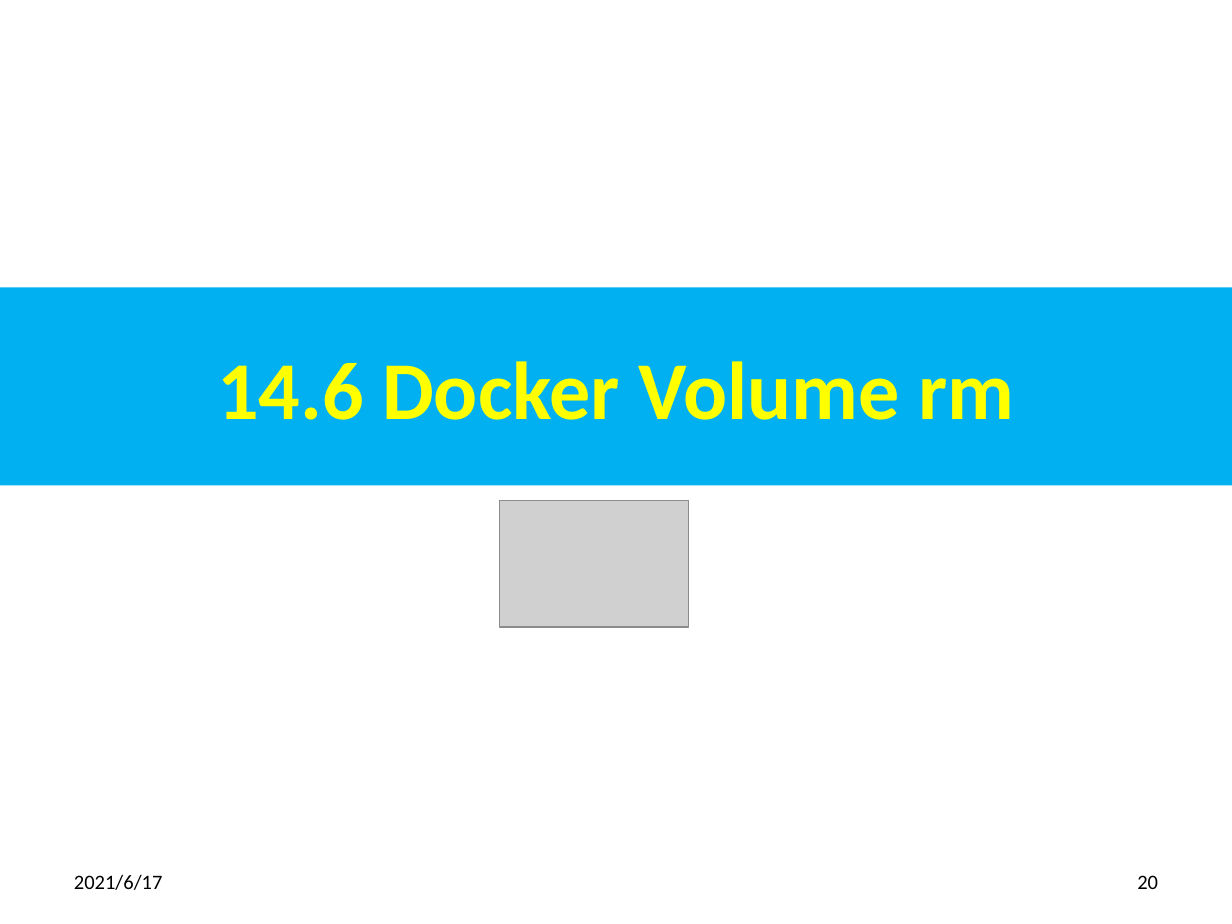
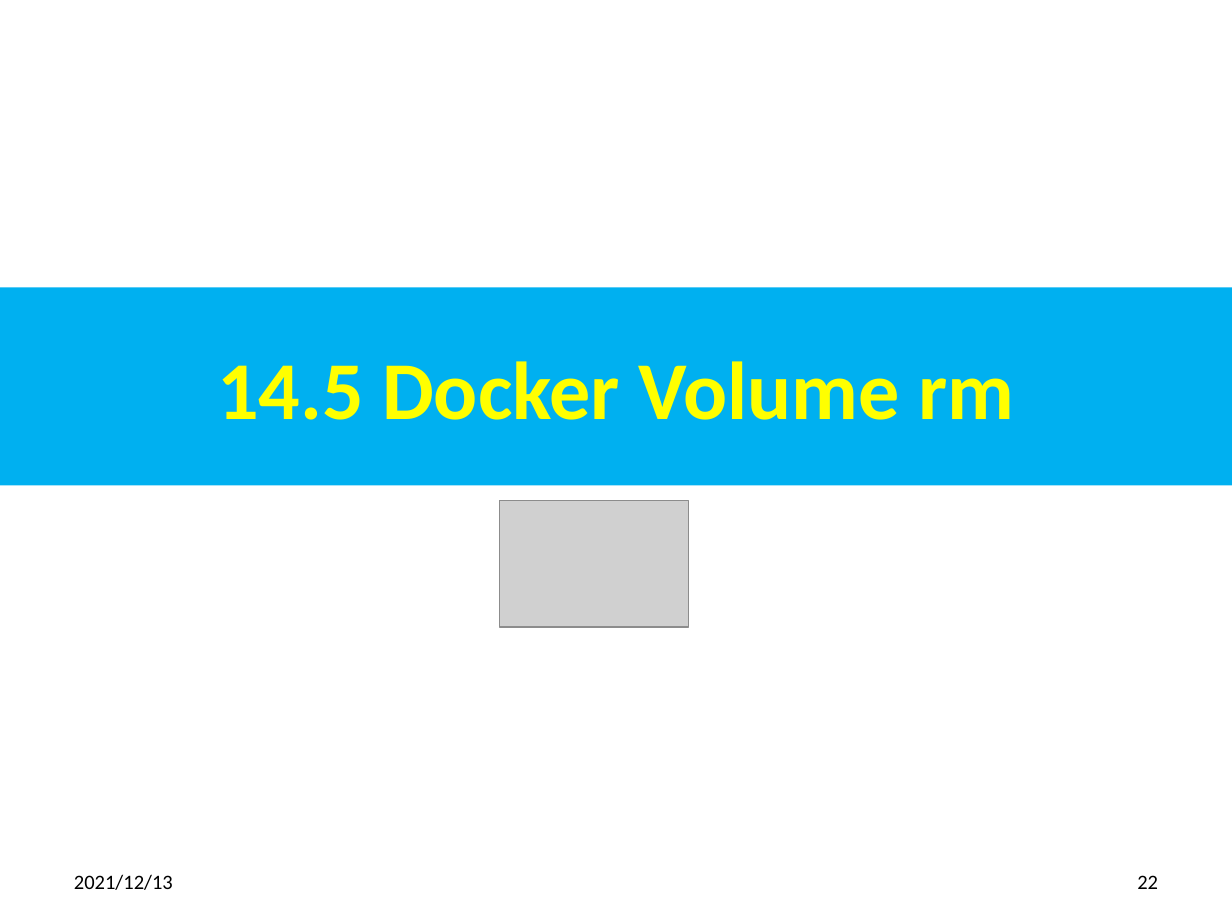
Before and after one commit to peterhchen/800-Docker, a slide deck: slide 22 of 14_DockerVolume.pptx (slide 20 before the commit). Drawn at 1232x924 pixels with LibreOffice and Linux fonts; fonts in the diff are those of the drawing; grey boxes stand for pictures. Boxes give left, top, right and bottom in pixels: in the first picture for what was removed or moved away, otherwise in the second. Text is boxed around its words. In the diff, an @@ line names an element or a change of style, - is before the commit and + after.

```diff
--- a/14_DockerVolume.pptx
+++ b/14_DockerVolume.pptx
@@ title at [217,361,1014,420]: text changed @@
-14.6 Docker Volume rm
+14.5 Docker Volume rm
@@ text at [74,874,173,890]: text changed @@
-2021/6/17
+2021/12/13
@@ page number at [1137,875,1158,889]: text changed @@
-20
+22
```
Also in this commit, not shown: 47 other slides changed, 3 slides added, 1 slide removed, 2 other files.
